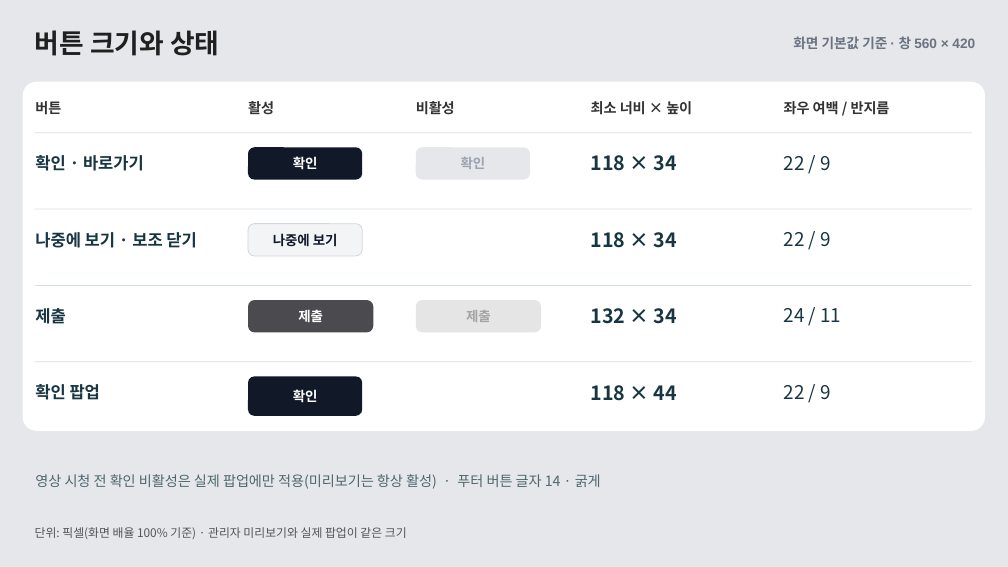
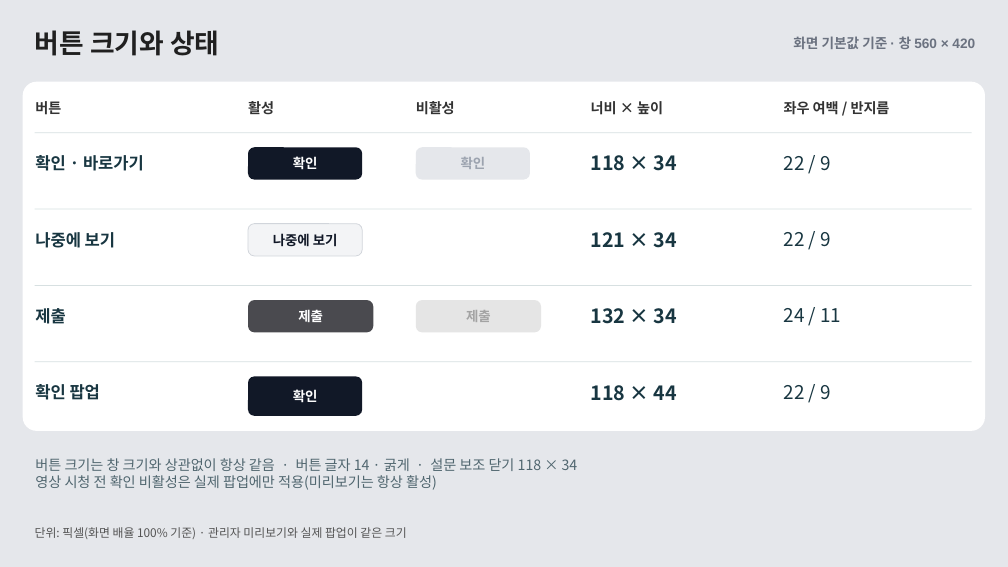
Before and after one commit to ok-sy/WPF_WindowsPopupWithC_proto, a slide deck: slide 9 of docs/design/61_popup_layout_guide/공통 팝업 UI 가이드 · WEB과 WPF (화면 기본값).pptx. Drawn at 1008x567 pixels with LibreOffice and Linux fonts; fonts in the diff are those of the drawing. Boxes give left, top, right and bottom in pixels: in the first picture for what was removed or moved away, otherwise in the second. Text is boxed around its words. In the diff, an @@ line names an element or a change of style, - is before the commit and + after.

```diff
--- a/docs/design/61_popup_layout_guide/공통 팝업 UI 가이드 · WEB과 WPF (화면 기본값).pptx
+++ b/docs/design/61_popup_layout_guide/공통 팝업 UI 가이드 · WEB과 WPF (화면 기본값).pptx
@@ text at (x1=591, y1=101, x2=663, y2=115): text changed @@
-최소 너비 × 높이
+너비 × 높이
@@ text at (x1=35, y1=232, x2=115, y2=248): text changed @@
-나중에 보기 · 보조 닫기
+나중에 보기
@@ text at (x1=591, y1=232, x2=677, y2=248): text changed @@
-118 × 34
+121 × 34
@@ text at (x1=35, y1=458, x2=578, y2=490): text changed @@
-영상 시청 전 확인 비활성은 실제 팝업에만 적용(미리보기는 항상 활성) · 푸터 버튼 글자 14 · 굵게
+버튼 크기는 창 크기와 상관없이 항상 같음 · 버튼 글자 14 · 굵게 · 설문 보조 닫기 118 × 34
+영상 시청 전 확인 비활성은 실제 팝업에만 적용(미리보기는 항상 활성)
```
Also in this commit, not shown: 2 other files.
